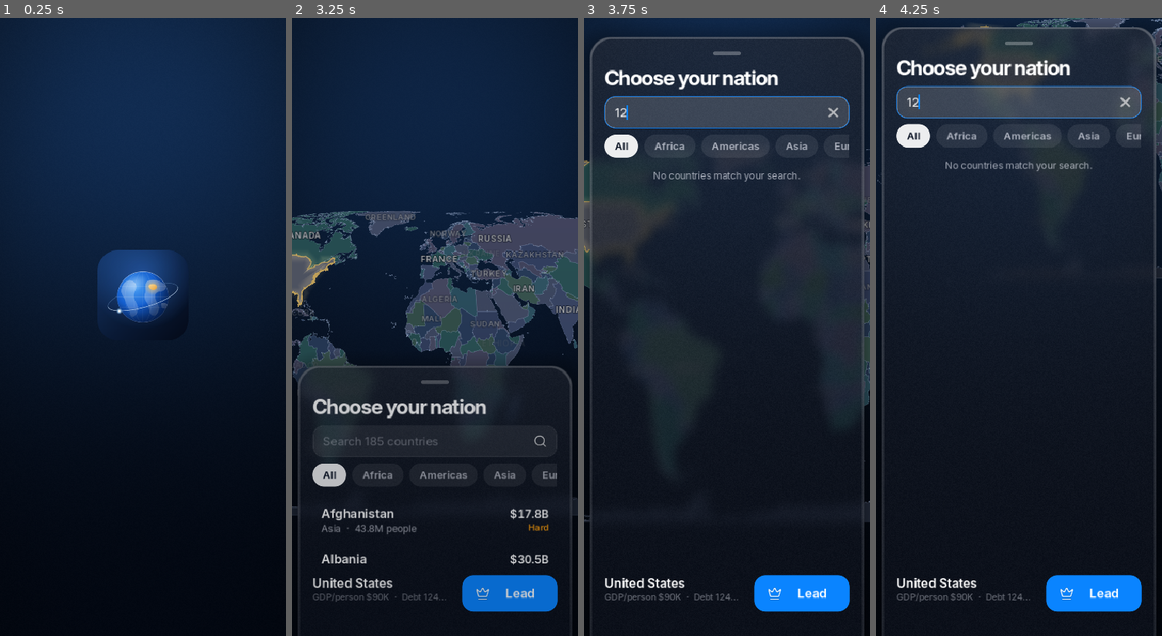
Above: before the commit, frames 1-4 (left to right).
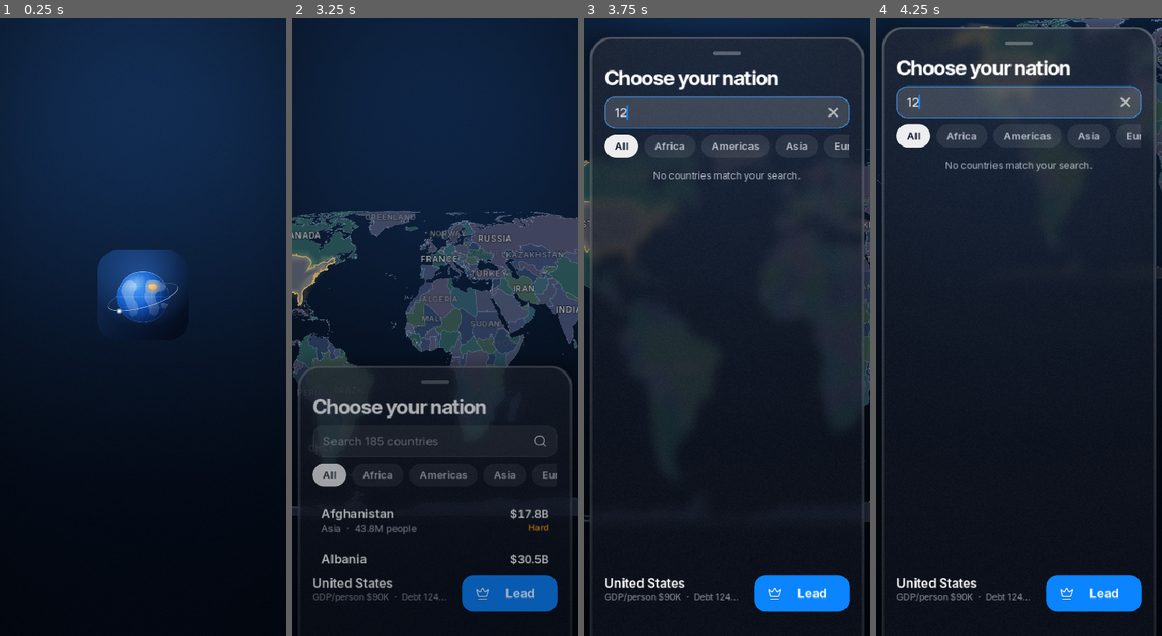
Above: after the commit, the same moments.

Repository: Arnav-Dugad/arnav-country-simulator
Game: Godot game, scene res://ui/screens/splash.tscn
Two runs of this game, one before a commit and one after it. Both use one fixed random seed, a clock stepped at 60 frames per second and the inputs below.
Inputs (mouse positions are in pixels of both pictures, inside the frame that each line leads up to):
- Up to frame 1 (0.25 s): no input
- Up to frame 2 (3.25 s): move the mouse to (497, 296) at 0.52 s; click (497, 296) at 0.67 s; tap Enter at 1.25 s; drag from (377, 357) to (420, 450) at 1.27 s; click "Skip" at 2 s; click "Skip" at 2.75 s
- Up to frame 3 (3.75 s): click (727, 339) at 3.52 s; type "12" at 3.6 s
- Up to frame 4 (4.25 s): no input

Frame 1 is identical in both runs. In frame 2, 2.9% of the frame differs, in the area x 0-100%, y 31-96%; in frame 3, less than 0.1%; in frame 4, less than 0.1%.

Commit message:
Phase 10 (polish): playtest bot, contrast, perf, motion, fixes
- tools/playtest: headless bot plays 30 years (random policy, diplomacy, every event,
  elections, save/load round-trips) - no runtime errors for BRA/USA/NGA
- Accessibility: brighter secondary/caption text and a denser glass tint for
  readable contrast over the map
- Perf: cached label text widths; 60 fps cap on mobile
- Sheets fade while sliding; tighter miter limit removes coastline spikes
- Country sheet hides whole sections for self/territories; game-over fallback
- Balance: starting approval floor 38 (new-leader honeymoon)

Co-Authored-By: Claude Opus 5.5 <noreply@anthropic.com>

Diff:
--- a/autoload/screen.gd
+++ b/autoload/screen.gd
@@ -15,6 +15,8 @@
 
 
 func _ready() -> void:
+	if OS.has_feature("mobile"):
+		Engine.max_fps = 60
 	get_tree().root.size_changed.connect(_recompute)
 	_recompute.call_deferred()
 
--- a/map/map_labels.gd
+++ b/map/map_labels.gd
@@ -8,6 +8,7 @@
 var _font: Font
 var _font_size := 11
 var _order := PackedInt32Array()
+var _width_cache := {}  # (country, size) -> text width
 
 
 func _ready() -> void:
@@ -43,7 +44,10 @@
 		var box_w := md.bbox_size[i].x * map.zoom
 		var fs := int(clampf(_font_size + (zf - 2.0) * 0.18 - (rank - 2) * 0.5, 9.0, 15.0))
 		var text := md.names[i].to_upper()
-		var tw := _font.get_string_size(text, HORIZONTAL_ALIGNMENT_LEFT, -1, fs).x
+		var key := i * 64 + fs
+		if not _width_cache.has(key):
+			_width_cache[key] = _font.get_string_size(text, HORIZONTAL_ALIGNMENT_LEFT, -1, fs).x
+		var tw: float = _width_cache[key]
 		if box_w < tw * 0.55:
 			continue
 		var r := Rect2(p - Vector2(tw * 0.5, fs * 0.6), Vector2(tw, fs * 1.2)).grow(3)
--- a/map/map_meshes.gd
+++ b/map/map_meshes.gd
@@ -80,7 +80,7 @@
 				m = n1
 			else:
 				m = m.normalized()
-			var miter := m / maxf(m.dot(n1), 0.5) if use_miter else m  # limit spikes
+			var miter := m / maxf(m.dot(n1), 0.7) if use_miter else m  # limit spikes
 			verts.append(p1)
 			uvs.append(miter)
 			cols.append(side_a)
--- a/sim/economy.gd
+++ b/sim/economy.gd
@@ -200,7 +200,8 @@
 
 
 static func start_approval(happiness: float, stability: float) -> float:
-	return clampf(42.0 + (happiness - 50.0) * 0.35 + (stability - 50.0) * 0.1, 30.0, 62.0)
+	# Floor of 38: a new leader gets a short honeymoon even in hard countries.
+	return clampf(44.0 + (happiness - 50.0) * 0.35 + (stability - 50.0) * 0.1, 38.0, 64.0)
 
 
 static func military_index(spend_usd: float) -> float:
--- /dev/null
+++ b/tools/playtest.gd
@@ -0,0 +1,85 @@
+extends Node
+## Headless bot playthrough: random policies, diplomacy, event choices, elections,
+## save/load round-trips. Exercises every gameplay code path to catch runtime errors.
+## Run: godot --headless --path . res://tools/playtest.tscn -- --years=30 --player=BRA --seed=7
+
+var _events := 0
+var _elections := 0
+var _over := false
+
+
+func _ready() -> void:
+	_run.call_deferred()
+
+
+func _run() -> void:
+	var args := {}
+	for a in OS.get_cmdline_user_args():
+		var kv := a.trim_prefix("--").split("=")
+		args[kv[0]] = kv[1] if kv.size() > 1 else "1"
+	var rng := RandomNumberGenerator.new()
+	rng.seed = int(args.get("seed", "7"))
+	Game.new_game(World.index_of(args.get("player", "BRA")), rng.seed)
+	Game.event_started.connect(func(_e: Dictionary) -> void: _events += 1)
+	Game.election_held.connect(func(r: Dictionary) -> void:
+		_elections += 1
+		print("  election %d: won=%s share=%.1f approval=%.1f" % [r.year, r.won, r.share, r.approval])
+		if r.won:
+			Game.continue_after_election(true)
+		else:
+			_over = true)
+	Game.game_over.connect(func(s: Dictionary) -> void:
+		_over = true
+		print("  game over: ", s.reason))
+	var seen_ids := {}
+	var years := int(args.get("years", "30"))
+	for m in years * 12:
+		if _over:
+			break
+		Game.advance_month()
+		if not Game.pending_event.is_empty():
+			seen_ids[Game.pending_event.id] = true
+			Game.resolve_event(rng.randi() % Game.pending_event.choices.size())
+		if m % 5 == 0:
+			_random_policy(rng)
+		if m % 7 == 0:
+			_random_diplomacy(rng)
+		if m % 61 == 0:  # save/load round-trip
+			var d := Game.to_dict()
+			var txt := JSON.stringify(d)
+			assert(Game.load_dict(JSON.parse_string(txt)), "load_dict failed")
+	# Force every event once so all effect handlers run.
+	for e in GameEvents.EVENTS:
+		var ev := GameEvents.instance(e, World.playable[rng.randi() % World.playable.size()])
+		Game.trigger_event(ev)
+		Game.resolve_event(rng.randi() % ev.choices.size())
+	var c := Game.me()
+	print("Played %d months: %d events (%d kinds), %d elections. GDP %s, debt %.0f%%, approval %.0f, stab %.0f" % [
+		Game.months_played, _events, seen_ids.size(), _elections, DS.money(c.gdp), c.debt_pct(), c.approval, c.stability])
+	print("Diplomacy: ", Diplomacy.summary())
+	print("PLAYTEST OK")
+	get_tree().quit()
+
+
+func _random_policy(rng: RandomNumberGenerator) -> void:
+	var c := Game.me()
+	c.income_tax = clampf(c.income_tax + rng.randf_range(-2, 2), 0, 60)
+	c.corp_tax = clampf(c.corp_tax + rng.randf_range(-2, 2), 0, 50)
+	c.interest_rate = clampf(c.interest_rate + rng.randf_range(-0.5, 0.5), 0, 40)
+	c.spending_pct = clampf(c.spending_pct + rng.randf_range(-1, 1), 8, 60)
+	c.trade_openness = clampf(c.trade_openness + rng.randf_range(-0.1, 0.1), 0, 1)
+	var k: String = CountryState.BUDGET_KEYS[rng.randi() % 6]
+	c.set_budget_share(k, c.budget[k] + rng.randf_range(-0.03, 0.03))
+
+
+func _random_diplomacy(rng: RandomNumberGenerator) -> void:
+	var i: int = World.playable[rng.randi() % World.playable.size()]
+	if i == Game.player:
+		return
+	match rng.randi() % 6:
+		0: Diplomacy.propose_deal(i)
+		1: Diplomacy.propose_alliance(i)
+		2: Diplomacy.send_aid(i)
+		3: Diplomacy.sanction(i)
+		4: Diplomacy.lift_sanction(i)
+		5: Diplomacy.cancel_deal(i)
--- /dev/null
+++ b/tools/playtest.tscn
@@ -0,0 +1,6 @@
+[gd_scene load_steps=2 format=3]
+
+[ext_resource type="Script" path="res://tools/playtest.gd" id="1"]
+
+[node name="Playtest" type="Node"]
+script = ExtResource("1")
--- a/ui/components/bottom_sheet.gd
+++ b/ui/components/bottom_sheet.gd
@@ -124,8 +124,13 @@
 		_tween = create_tween().set_parallel(true)
 		DS.ease_out(_tween)
 		_tween.tween_method(_set_y, _y, target, Settings.dur(DS.DUR_SLOW))
+		var to_alpha := 0.0 if s == Snap.HIDDEN else 1.0
+		if prev == Snap.HIDDEN and s != Snap.HIDDEN:
+			panel.modulate.a = 0.0
+		_tween.tween_property(panel, "modulate:a", to_alpha, Settings.dur(DS.DUR_FAST if s == Snap.HIDDEN else DS.DUR))
 	else:
 		_set_y(target)
+		panel.modulate.a = 0.0 if s == Snap.HIDDEN else 1.0
 	if s == Snap.HIDDEN and prev != Snap.HIDDEN:
 		dismissed.emit()
 	snapped.emit(s)
--- a/ui/screens/game_over.gd
+++ b/ui/screens/game_over.gd
@@ -5,6 +5,8 @@
 
 
 func _ready() -> void:
+	if not Game.has_game():
+		Game.new_game(World.index_of("IND"))
 	data = Game.summary(Game.get_meta(&"end_reason", "election"))
 	add_child(OceanBackground.new())
 	var map := MapView.new()
--- a/ui/sheets/country_page.gd
+++ b/ui/sheets/country_page.gd
@@ -94,7 +94,7 @@
 	_est.text = "Estimated starting data: %s (regional averages)." % ", ".join(est.map(
 		func(k: String) -> String: return k.replace("_pct", "").replace("_", " ")))
 	var is_me := i == Game.player
-	_rel_box.get_parent().visible = playable and not is_me
+	_rel_box.get_parent().get_parent().visible = playable and not is_me
 	_rel_label.text = "%s  %+.0f" % [Diplomacy.relation_text(Game.relations[i]), Game.relations[i]]
 	_rel_label.add_theme_color_override(&"font_color", Diplomacy.relation_color(Game.relations[i]))
 	_rel_bar.queue_redraw()
@@ -104,7 +104,7 @@
 func _build_actions(i: int, is_me: bool, playable: bool) -> void:
 	for ch in _actions.get_children():
 		ch.queue_free()
-	_actions.get_parent().visible = playable
+	_actions.get_parent().get_parent().visible = playable
 	if is_me:
 		var h := Label.new()
 		h.theme_type_variation = &"Body"
--- a/ui/theme/main_theme.tres
+++ b/ui/theme/main_theme.tres
@@ -1280,7 +1280,7 @@
 Body/font_sizes/font_size = 16
 Body/fonts/font = SubResource("FontVariation_ghabc")
 BodySecondary/base_type = &"Label"
-BodySecondary/colors/font_color = Color(0.92, 0.93, 0.97, 0.66)
+BodySecondary/colors/font_color = Color(0.92, 0.93, 0.97, 0.72)
 BodySecondary/font_sizes/font_size = 16
 BodySecondary/fonts/font = SubResource("FontVariation_txie2")
 Button/colors/font_color = Color(1, 1, 1, 1)
@@ -1306,22 +1306,22 @@
 Button/styles/normal = SubResource("StyleBoxFlat_8sfew")
 Button/styles/pressed = SubResource("StyleBoxFlat_iv1un")
 Caption/base_type = &"Label"
-Caption/colors/font_color = Color(0.92, 0.93, 0.97, 0.38)
+Caption/colors/font_color = Color(0.92, 0.93, 0.97, 0.5)
 Caption/font_sizes/font_size = 12
 Caption/fonts/font = SubResource("FontVariation_jnhce")
 Chip/base_type = &"Button"
-Chip/colors/font_color = Color(0.92, 0.93, 0.97, 0.66)
-Chip/colors/font_disabled_color = Color(0.92, 0.93, 0.97, 0.264)
-Chip/colors/font_focus_color = Color(0.92, 0.93, 0.97, 0.66)
-Chip/colors/font_hover_color = Color(0.92, 0.93, 0.97, 0.66)
-Chip/colors/font_hover_pressed_color = Color(0.92, 0.93, 0.97, 0.66)
-Chip/colors/font_pressed_color = Color(0.92, 0.93, 0.97, 0.66)
-Chip/colors/icon_disabled_color = Color(0.92, 0.93, 0.97, 0.264)
-Chip/colors/icon_focus_color = Color(0.92, 0.93, 0.97, 0.66)
-Chip/colors/icon_hover_color = Color(0.92, 0.93, 0.97, 0.66)
-Chip/colors/icon_hover_pressed_color = Color(0.92, 0.93, 0.97, 0.66)
-Chip/colors/icon_normal_color = Color(0.92, 0.93, 0.97, 0.66)
-Chip/colors/icon_pressed_color = Color(0.92, 0.93, 0.97, 0.66)
+Chip/colors/font_color = Color(0.92, 0.93, 0.97, 0.72)
+Chip/colors/font_disabled_color = Color(0.92, 0.93, 0.97, 0.28800002)
+Chip/colors/font_focus_color = Color(0.92, 0.93, 0.97, 0.72)
+Chip/colors/font_hover_color = Color(0.92, 0.93, 0.97, 0.72)
+Chip/colors/font_hover_pressed_color = Color(0.92, 0.93, 0.97, 0.72)
+Chip/colors/font_pressed_color = Color(0.92, 0.93, 0.97, 0.72)
+Chip/colors/icon_disabled_color = Color(0.92, 0.93, 0.97, 0.28800002)
+Chip/colors/icon_focus_color = Color(0.92, 0.93, 0.97, 0.72)
+Chip/colors/icon_hover_color = Color(0.92, 0.93, 0.97, 0.72)
+Chip/colors/icon_hover_pressed_color = Color(0.92, 0.93, 0.97, 0.72)
+Chip/colors/icon_normal_color = Color(0.92, 0.93, 0.97, 0.72)
+Chip/colors/icon_pressed_color = Color(0.92, 0.93, 0.97, 0.72)
 Chip/constants/h_separation = 8
 Chip/constants/icon_max_width = 20
 Chip/font_sizes/font_size = 14
@@ -1379,18 +1379,18 @@
 DestructiveButton/styles/normal = SubResource("StyleBoxFlat_efvkt")
 DestructiveButton/styles/pressed = SubResource("StyleBoxFlat_td7bj")
 DockButton/base_type = &"Button"
-DockButton/colors/font_color = Color(0.92, 0.93, 0.97, 0.66)
-DockButton/colors/font_disabled_color = Color(0.92, 0.93, 0.97, 0.264)
-DockButton/colors/font_focus_color = Color(0.92, 0.93, 0.97, 0.66)
-DockButton/colors/font_hover_color = Color(0.92, 0.93, 0.97, 0.66)
-DockButton/colors/font_hover_pressed_color = Color(0.92, 0.93, 0.97, 0.66)
-DockButton/colors/font_pressed_color = Color(0.92, 0.93, 0.97, 0.66)
-DockButton/colors/icon_disabled_color = Color(0.92, 0.93, 0.97, 0.264)
-DockButton/colors/icon_focus_color = Color(0.92, 0.93, 0.97, 0.66)
-DockButton/colors/icon_hover_color = Color(0.92, 0.93, 0.97, 0.66)
-DockButton/colors/icon_hover_pressed_color = Color(0.92, 0.93, 0.97, 0.66)
-DockButton/colors/icon_normal_color = Color(0.92, 0.93, 0.97, 0.66)
-DockButton/colors/icon_pressed_color = Color(0.92, 0.93, 0.97, 0.66)
+DockButton/colors/font_color = Color(0.92, 0.93, 0.97, 0.72)
+DockButton/colors/font_disabled_color = Color(0.92, 0.93, 0.97, 0.28800002)
+DockButton/colors/font_focus_color = Color(0.92, 0.93, 0.97, 0.72)
+DockButton/colors/font_hover_color = Color(0.92, 0.93, 0.97, 0.72)
+DockButton/colors/font_hover_pressed_color = Color(0.92, 0.93, 0.97, 0.72)
+DockButton/colors/font_pressed_color = Color(0.92, 0.93, 0.97, 0.72)
+DockButton/colors/icon_disabled_color = Color(0.92, 0.93, 0.97, 0.28800002)
+DockButton/colors/icon_focus_color = Color(0.92, 0.93, 0.97, 0.72)
+DockButton/colors/icon_hover_color = Color(0.92, 0.93, 0.97, 0.72)
+DockButton/colors/icon_hover_pressed_color = Color(0.92, 0.93, 0.97, 0.72)
+DockButton/colors/icon_normal_color = Color(0.92, 0.93, 0.97, 0.72)
+DockButton/colors/icon_pressed_color = Color(0.92, 0.93, 0.97, 0.72)
 DockButton/constants/h_separation = 8
 DockButton/constants/icon_max_width = 22
 DockButton/font_sizes/font_size = 11
@@ -1402,7 +1402,7 @@
 DockButton/styles/normal = SubResource("StyleBoxFlat_2t8ig")
 DockButton/styles/pressed = SubResource("StyleBoxFlat_dx6ca")
 Footnote/base_type = &"Label"
-Footnote/colors/font_color = Color(0.92, 0.93, 0.97, 0.66)
+Footnote/colors/font_color = Color(0.92, 0.93, 0.97, 0.72)
 Footnote/font_sizes/font_size = 13
 Footnote/fonts/font = SubResource("FontVariation_2dput")
 GhostButton/base_type = &"Button"
@@ -1487,7 +1487,7 @@
 LargeTitle/fonts/font = SubResource("FontVariation_h0lq6")
 LineEdit/colors/caret_color = Color(0.039215688, 0.5176471, 1, 1)
 LineEdit/colors/font_color = Color(1, 1, 1, 1)
-LineEdit/colors/font_placeholder_color = Color(0.92, 0.93, 0.97, 0.38)
+LineEdit/colors/font_placeholder_color = Color(0.92, 0.93, 0.97, 0.5)
 LineEdit/colors/selection_color = Color(0.039215688, 0.5176471, 1, 0.35)
 LineEdit/constants/caret_width = 2
 LineEdit/constants/minimum_character_width = 4
@@ -1535,7 +1535,7 @@
 Numeric/font_sizes/font_size = 13
 Numeric/fonts/font = SubResource("FontVariation_4v57w")
 Overline/base_type = &"Label"
-Overline/colors/font_color = Color(0.92, 0.93, 0.97, 0.38)
+Overline/colors/font_color = Color(0.92, 0.93, 0.97, 0.5)
 Overline/font_sizes/font_size = 12
 Overline/fonts/font = SubResource("FontVariation_0x2i5")
 Panel/styles/panel = SubResource("StyleBoxEmpty_46av0")
@@ -1571,18 +1571,18 @@
 ScrollContainer/styles/focus = SubResource("StyleBoxEmpty_e5e7o")
 ScrollContainer/styles/panel = SubResource("StyleBoxEmpty_d37ie")
 Segment/base_type = &"Button"
-Segment/colors/font_color = Color(0.92, 0.93, 0.97, 0.66)
-Segment/colors/font_disabled_color = Color(0.92, 0.93, 0.97, 0.264)
-Segment/colors/font_focus_color = Color(0.92, 0.93, 0.97, 0.66)
-Segment/colors/font_hover_color = Color(0.92, 0.93, 0.97, 0.66)
-Segment/colors/font_hover_pressed_color = Color(0.92, 0.93, 0.97, 0.66)
-Segment/colors/font_pressed_color = Color(0.92, 0.93, 0.97, 0.66)
-Segment/colors/icon_disabled_color = Color(0.92, 0.93, 0.97, 0.264)
-Segment/colors/icon_focus_color = Color(0.92, 0.93, 0.97, 0.66)
-Segment/colors/icon_hover_color = Color(0.92, 0.93, 0.97, 0.66)
-Segment/colors/icon_hover_pressed_color = Color(0.92, 0.93, 0.97, 0.66)
-Segment/colors/icon_normal_color = Color(0.92, 0.93, 0.97, 0.66)
-Segment/colors/icon_pressed_color = Color(0.92, 0.93, 0.97, 0.66)
+Segment/colors/font_color = Color(0.92, 0.93, 0.97, 0.72)
+Segment/colors/font_disabled_color = Color(0.92, 0.93, 0.97, 0.28800002)
+Segment/colors/font_focus_color = Color(0.92, 0.93, 0.97, 0.72)
+Segment/colors/font_hover_color = Color(0.92, 0.93, 0.97, 0.72)
+Segment/colors/font_hover_pressed_color = Color(0.92, 0.93, 0.97, 0.72)
+Segment/colors/font_pressed_color = Color(0.92, 0.93, 0.97, 0.72)
+Segment/colors/icon_disabled_color = Color(0.92, 0.93, 0.97, 0.28800002)
+Segment/colors/icon_focus_color = Color(0.92, 0.93, 0.97, 0.72)
+Segment/colors/icon_hover_color = Color(0.92, 0.93, 0.97, 0.72)
+Segment/colors/icon_hover_pressed_color = Color(0.92, 0.93, 0.97, 0.72)
+Segment/colors/icon_normal_color = Color(0.92, 0.93, 0.97, 0.72)
+Segment/colors/icon_pressed_color = Color(0.92, 0.93, 0.97, 0.72)
 Segment/constants/h_separation = 8
 Segment/constants/icon_max_width = 20
 Segment/font_sizes/font_size = 13
@@ -1629,7 +1629,7 @@
 StatValue/font_sizes/font_size = 22
 StatValue/fonts/font = SubResource("FontVariation_5rwhw")
 Subhead/base_type = &"Label"
-Subhead/colors/font_color = Color(0.92, 0.93, 0.97, 0.66)
+Subhead/colors/font_color = Color(0.92, 0.93, 0.97, 0.72)
 Subhead/font_sizes/font_size = 15
 Subhead/fonts/font = SubResource("FontVariation_s8gsp")
 TilePanel/base_type = &"PanelContainer"
--- a/ui/theme/tokens.gd
+++ b/ui/theme/tokens.gd
@@ -22,14 +22,14 @@
 const GOLD := Color("f2c86b")
 
 const TEXT := Color(1, 1, 1, 1)
-const TEXT_2 := Color(0.92, 0.93, 0.97, 0.66)
-const TEXT_3 := Color(0.92, 0.93, 0.97, 0.38)
+const TEXT_2 := Color(0.92, 0.93, 0.97, 0.72)
+const TEXT_3 := Color(0.92, 0.93, 0.97, 0.5)
 const SEPARATOR := Color(1, 1, 1, 0.09)
 const FILL := Color(1, 1, 1, 0.08)
 const FILL_2 := Color(1, 1, 1, 0.13)
 const FILL_3 := Color(1, 1, 1, 0.04)
 
-const GLASS_TINT := Color(0.075, 0.09, 0.13, 0.56)
+const GLASS_TINT := Color(0.075, 0.09, 0.13, 0.62)
 const GLASS_TINT_STRONG := Color(0.06, 0.075, 0.11, 0.74)
 const GLASS_BORDER_OPACITY := 0.15
 const SHADOW := Color(0, 0, 0, 0.38)
Not shown, added: tools/playtest.gd.uid
